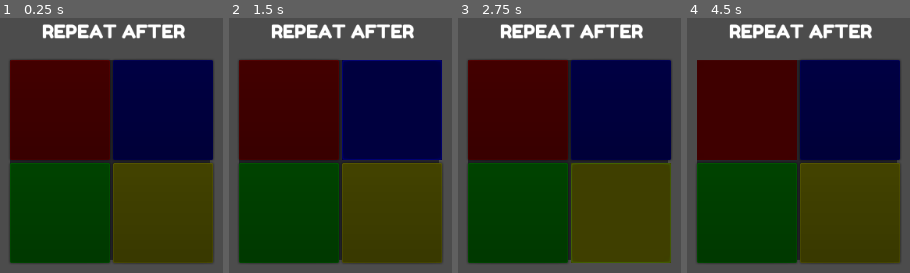
Above: before the commit, frames 1-4 (left to right).
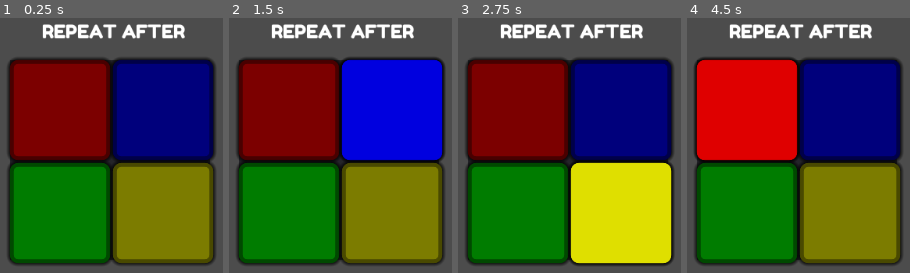
Above: after the commit, the same moments.

Repository: hupijekku/LD46
Game: Godot game, scene res://Scenes/Games/Colors.tscn
Same seed, same stepped clock (60 frames per second), same inputs: the game is played once before the commit and once after it. This scene is started directly instead of the project's main scene.
Inputs (mouse positions are in pixels of both pictures, inside the frame that each line leads up to):
- Up to frame 1 (0.25 s): no input
- Up to frame 2 (1.5 s): click (391, 109) at 0.5 s; tap Enter at 1.25 s; move the mouse to (outside the picture) at 1.27 s; press the mouse at (outside the picture) at 1.28 s
- Up to frame 3 (2.75 s): move the mouse to (outside the picture) at 2.02 s; release the mouse at (outside the picture) at 2.03 s; click (outside the picture) at 2.1 s
- Up to frame 4 (4.5 s): click (849, 211) at 2.75 s; click (747, 109) at 3.5 s; tap Space at 4.25 s; move the mouse to (876, 56) at 4.27 s; press the mouse at (876, 56) at 4.28 s

The runs differ from the first frame. In frame 1, 63% of the frame differs, in the area x 3-97%, y 15-97%; in frame 2, 67%; in frame 3, 67%; in frame 4, 67%.
Error in both runs: Invalid set index 'text' (on base: 'null instance') with value of type 'String'. (res://Scripts/Globals.gd:17)

Commit message:
color buttons

Diff:
--- a/Project/Scenes/Games/Main.tscn
+++ b/Project/Scenes/Games/Main.tscn
@@ -106,6 +106,7 @@
 script = ExtResource( 1 )
 
 [node name="Game" type="Node2D" parent="."]
+visible = false
 
 [node name="Button" type="Button" parent="Game"]
 margin_left = 780.0
--- a/Project/Scripts/Colors.gd
+++ b/Project/Scripts/Colors.gd
@@ -90,4 +90,8 @@
 		c3.disabled = true
 		c4.disabled = true
 		queue_free()
+	c1.release_focus()
+	c2.release_focus()
+	c3.release_focus()
+	c4.release_focus()
 	pass
--- a/Project/Themes/ColorButton.tres
+++ b/Project/Themes/ColorButton.tres
@@ -1,10 +1,54 @@
-[gd_resource type="Theme" load_steps=3 format=2]
+[gd_resource type="Theme" load_steps=5 format=2]
+
+[sub_resource type="StyleBoxFlat" id=4]
+bg_color = Color( 0.490196, 0.490196, 0.490196, 1 )
+border_width_left = 5
+border_width_top = 5
+border_width_right = 5
+border_width_bottom = 5
+border_color = Color( 0.290196, 0.290196, 0.290196, 1 )
+corner_radius_top_left = 10
+corner_radius_top_right = 10
+corner_radius_bottom_right = 10
+corner_radius_bottom_left = 10
+shadow_color = Color( 0, 0, 0, 0.764706 )
+shadow_size = 5
+
+[sub_resource type="StyleBoxFlat" id=3]
+bg_color = Color( 0.878431, 0.878431, 0.878431, 1 )
+border_color = Color( 0.290196, 0.290196, 0.290196, 1 )
+corner_radius_top_left = 10
+corner_radius_top_right = 10
+corner_radius_bottom_right = 10
+corner_radius_bottom_left = 10
+shadow_color = Color( 0, 0, 0, 0.764706 )
+shadow_size = 5
 
 [sub_resource type="StyleBoxFlat" id=1]
 bg_color = Color( 0.866667, 0.866667, 0.866667, 1 )
+border_width_left = 5
+border_width_top = 5
+border_width_right = 5
+border_width_bottom = 5
+border_color = Color( 0.905882, 0.905882, 0.905882, 1 )
+corner_radius_top_left = 10
+corner_radius_top_right = 10
+corner_radius_bottom_right = 10
+corner_radius_bottom_left = 10
+shadow_size = 5
 
 [sub_resource type="StyleBoxFlat" id=2]
-bg_color = Color( 0.25098, 0.25098, 0.25098, 1 )
+bg_color = Color( 0.231373, 0.231373, 0.231373, 1 )
+border_width_left = 5
+border_width_top = 5
+border_width_right = 5
+border_width_bottom = 5
+border_color = Color( 0.290196, 0.290196, 0.290196, 1 )
+corner_radius_top_left = 10
+corner_radius_top_right = 10
+corner_radius_bottom_right = 10
+corner_radius_bottom_left = 10
+shadow_size = 5
 
 [resource]
 Button/colors/font_color = Color( 0, 0, 0, 1 )
@@ -13,8 +57,8 @@
 Button/colors/font_color_pressed = Color( 0, 0, 0, 1 )
 Button/constants/hseparation = 2
 Button/fonts/font = null
-Button/styles/disabled = null
-Button/styles/focus = null
+Button/styles/disabled = SubResource( 4 )
+Button/styles/focus = SubResource( 3 )
 Button/styles/hover = SubResource( 1 )
 Button/styles/normal = SubResource( 2 )
 Button/styles/pressed = null
